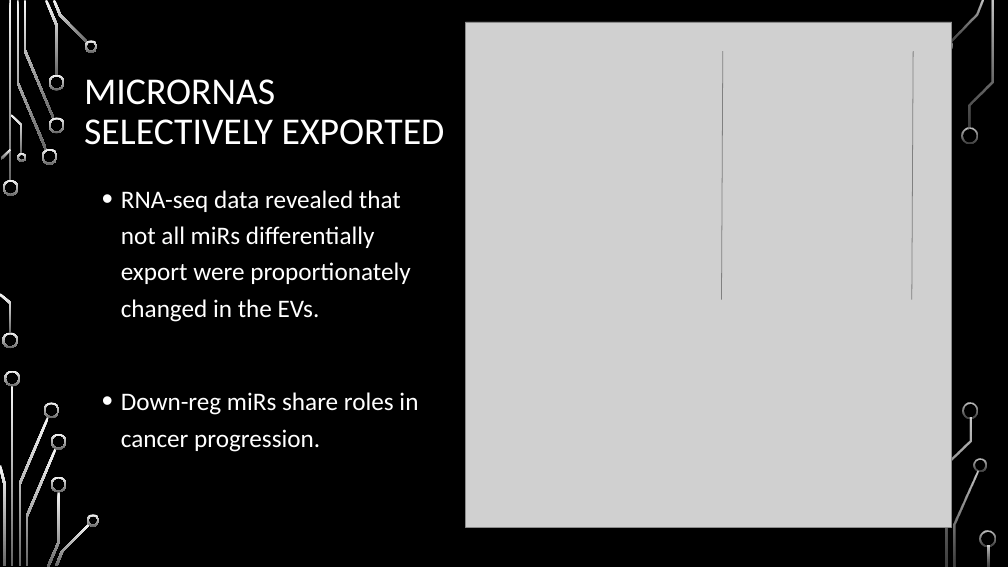
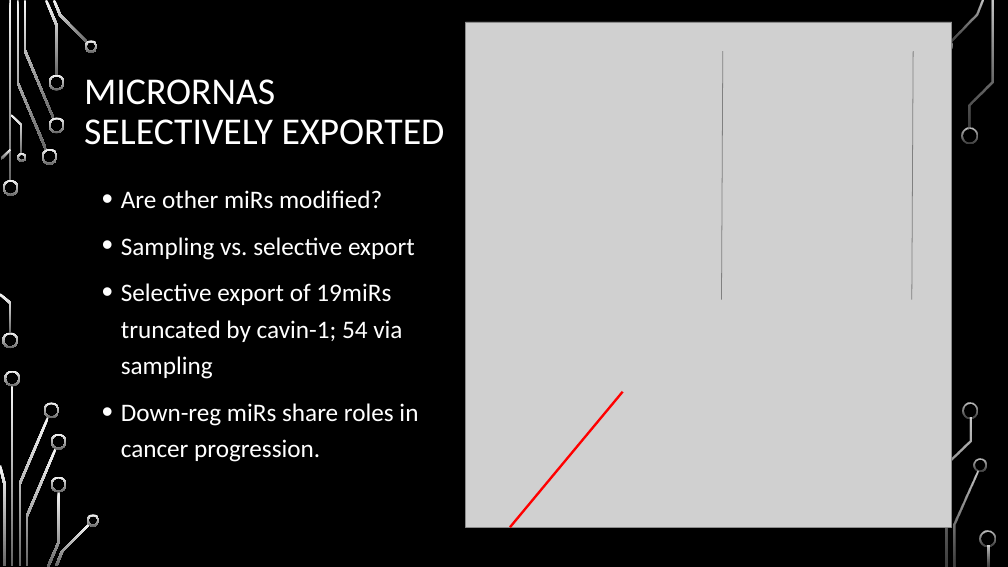
Before and after one commit to HarleyRobinson/Honours2, a slide deck: slide 6 of BackgroundInfo/MeetingSept.pptx. Drawn at 1008x567 pixels with LibreOffice and Linux fonts; fonts in the diff are those of the drawing; grey boxes stand for pictures; background and template pictures are left out. Boxes give left, top, right and bottom in pixels: in the first picture for what was removed or moved away, otherwise in the second. Text is boxed around its words. In the diff, an @@ line names an element or a change of style, - is before the commit and + after.

```diff
--- a/BackgroundInfo/MeetingSept.pptx
+++ b/BackgroundInfo/MeetingSept.pptx
@@ text at (121,190,415,379): text changed @@
-• RNA-seq data revealed that not all miRs differentially export were proportionately changed in the EVs.
+• Are other miRs modified?
+• Sampling vs. selective export
+• Selective export of 19miRs truncated by cavin-1; 54 via sampling
@@ line added from (510, 527) to (623, 392), #FF0000 2.25 pt @@
```
Also in this commit, not shown: 6 other slides changed, 6 slides added, 1 slide removed, 14 other files.
